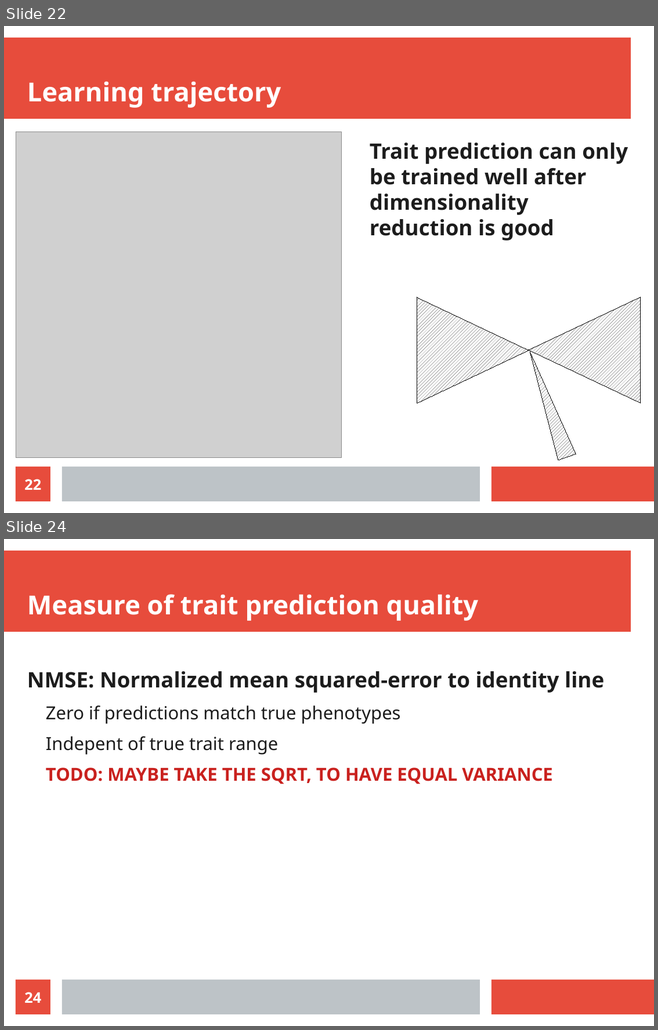
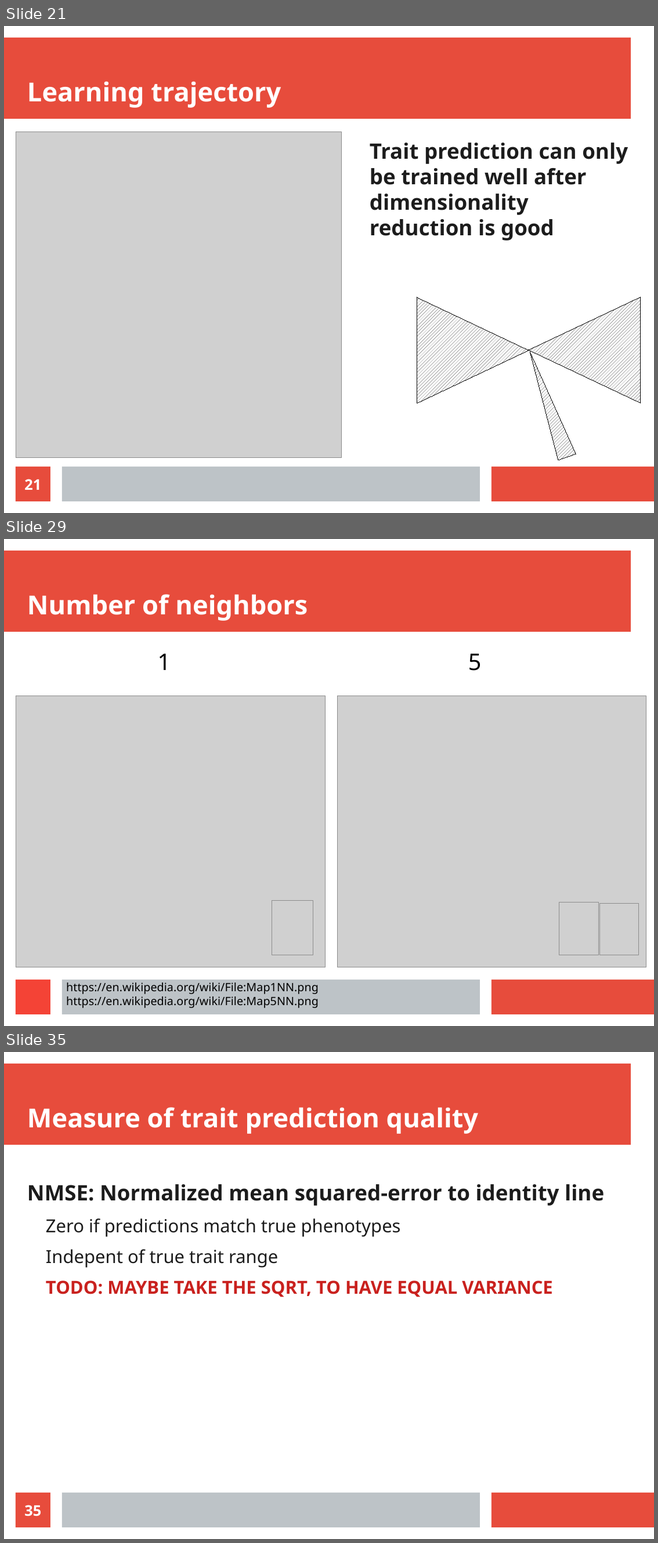
Before and after one commit to richelbilderbeek/science_presentation_20220305, a slide deck: science_presentation_20220305.odp. Shown one above the other, each under a label of ours: slides 22 and 24 before the commit, slides 21, 29 and 35 after it; the slides between them are not shown. The pictures are 658x1030 and 658x1543 pixels, drawn with LibreOffice and Linux fonts; fonts in the diff are those of the drawing; grey boxes stand for pictures. Boxes give left, top, right and bottom in pixels: in the first picture for what was removed or moved away, otherwise in the second. Text is boxed around its words. In the diff, an @@ line names an element or a change of style, - is before the commit and + after.

```diff
--- a/science_presentation_20220305.odp
+++ b/science_presentation_20220305.odp
@@ slide 29 added at (4, 539, 654, 1026), background #FFFFFF; not listed: 3 template elements that a slide beside it also shows @@
@@ title added at (27, 594, 307, 621), 32 pt, text #FFFFFF, bold @@
+Number of neighbors
@@ text added at (158, 653, 481, 671), 28 pt, text #000000 @@
+1 5
@@ picture added at (16, 696, 325, 968) @@
@@ picture added at (337, 696, 646, 968) @@
@@ picture added at (271, 900, 313, 955) @@
@@ picture added at (559, 903, 598, 956) @@
@@ picture added at (599, 903, 639, 956) @@
@@ rectangle added at (16, 980, 50, 1015), fill #F44336 @@
@@ text added at (66, 983, 318, 1008), 14 pt, text #000000 @@
+https://en.wikipedia.org/wiki/File:Map1NN.png
+https://en.wikipedia.org/wiki/File:Map5NN.png
@@ what was slide 22 is now slide 21 @@
@@ page number at (24, 479, 41, 490): text changed @@
-22
+21
@@ what was slide 24 is now slide 35 @@
@@ page number at (24, 1505, 41, 1517): text changed @@
-24
+35
```
Also in this commit, not shown: 10 slides changed, 12 other slides added, 2 slides removed, 6 other files.
